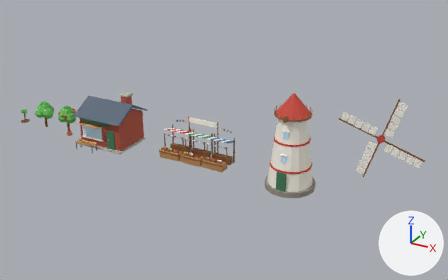
What one commit did to the glTF model public/models/buildings/farm-valley.glb.
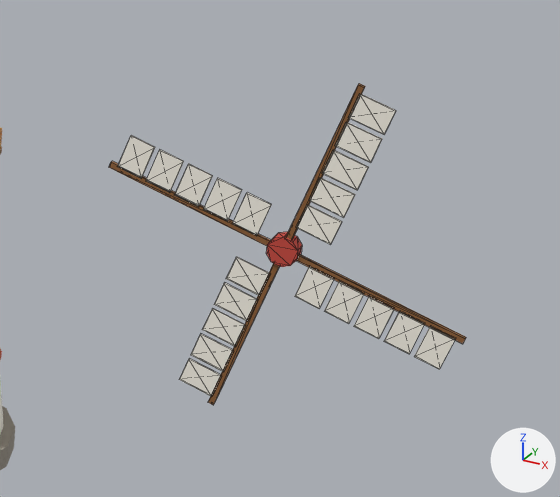
The first picture shows the older version from a camera (50 mm lens) standing at (240.5, -45.8, 26.0) and looking at (215.0, 0.5, 2.8). The close-ups show the older and then the newer version on the part from 70% to 100% of the width and 28% to 71% of the height of that picture. Only the edits that show in the close-ups are written down. Arrows for +X, +Y and +Z are at lower right; the lights stay in place. The close-ups show mesh edges as thin lines. Where no turn or scale is listed for an object, it has been applied to the vertices. Vertices at exactly the same position are counted once.

Objects in the first close-up: 'fm_sails_mesh', 'fm_windmill_fixed_mesh'.
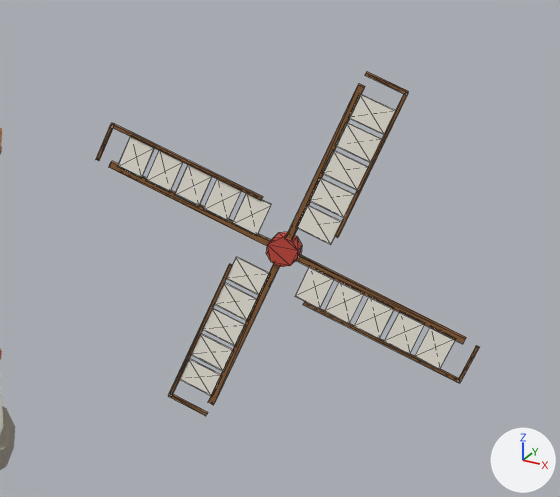
Where the newer file only moved an object's origin or applied its transform, the numbers keep the older frame.

Where the change shows, as pixel boxes [x1, y1, x2, y2] in the close-ups (560 x 497 px):
'fm_sails_mesh', reshaped (7% wider, 7% taller): before [109, 83, 466, 405]; after [96, 72, 479, 416]
part 1 of me_fm_sails_mesh, added: after [96, 72, 479, 416]

What changed in the scene script:
```text
Change me_fm_sails_mesh:
    used by ob_fm_sails_mesh; location = (230.0, -1.75, 6.9)
    remove me_fm_sails_mesh.from_pydata(...)  # 204 vertices, 324 faces; spans x -3.46..3.46, y -0.15..0.15, z -3.46..3.46
    add me_fm_sails_mesh.from_pydata(...)  # 268 vertices, 420 faces; spans x -3.71..3.71, y -0.15..0.15, z -3.71..3.71
    me_fm_sails_mesh part 1
    32 vertices are added at x -3.71..3.71, y -0.12, z -3.71..3.71
    32 new vertices lie (0.0, 0.08, 0.0) away from vertices in x -3.71..3.71, y -0.12, z -3.71..3.71
    96 new faces join them
```
